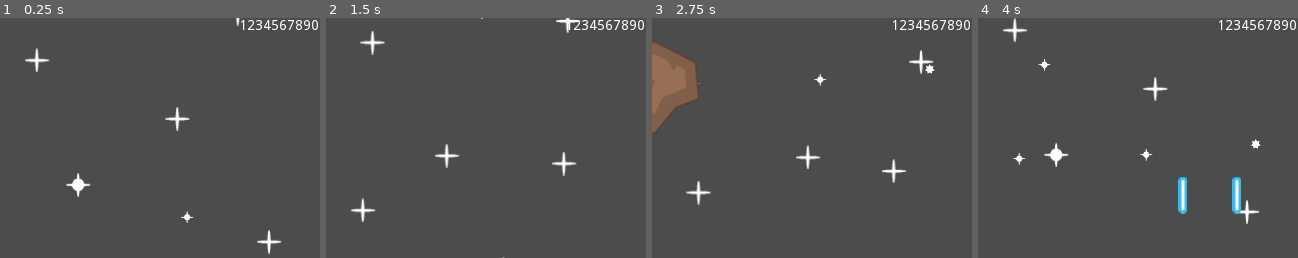
Above: before the commit, frames 1-4 (left to right).
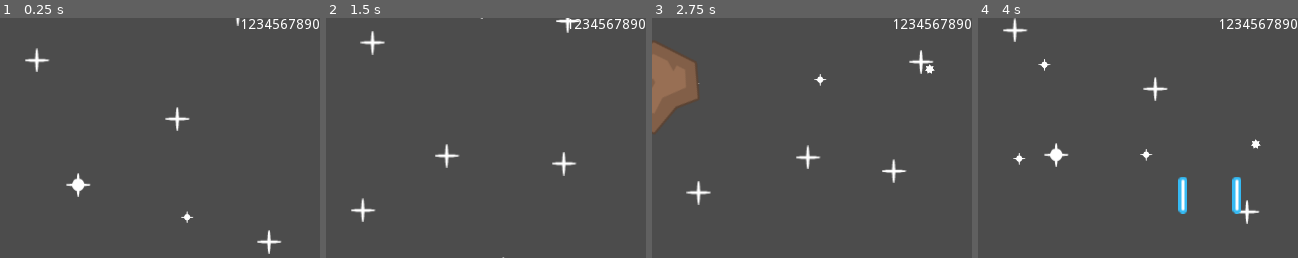
Above: after the commit, the same moments.

Repository: VitorRodrigues/SpaceRescue-Godot
Game: Godot game, scene res://Level1.tscn
The game is run twice, just before and just after one commit, with the same random seed, the same clock (stepped at 60 frames per second) and the same inputs.
Inputs:
- Up to frame 1 (0.25 s): no input
- Up to frame 2 (1.5 s): hold Right (ui_right) 0.53-1.28 s; tap Space (fire) at 0.6, 1.35 s; hold Left (ui_left) from 1.28 s (still down)
- Up to frame 3 (2.75 s): release Left (ui_left) at 2.03 s; hold Right (ui_right) from 2.03 s (still down); tap Space (fire) at 2.1 s
- Up to frame 4 (4 s): tap Space (fire) at 2.85, 3.6 s; release Right (ui_right) at 3.53 s; hold Left (ui_left) from 3.53 s (still down)
The pictures show only the part of the screen within x 50-100%, y 0-50%; the shares and areas given below are measured in that part.

The runs differ from the first frame. In frame 1, 0.6% of the frame differs, in the area x 75-100%, y 0-5%; in frame 2, 0.6%; in frame 3, 0.6%; in frame 4, 0.6%.

Commit message:
Update score canvas to be above everything

Diff:
--- a/Level1.tscn
+++ b/Level1.tscn
@@ -206,12 +206,15 @@
 current = true
 script = SubResource( 1 )
 
-[node name="Score" type="Label" parent="."]
-margin_left = 351.669
-margin_top = 1.0
-margin_right = 638.669
-margin_bottom = 44.0
+[node name="Control" type="CanvasLayer" parent="."]
+layer = 10
+
+[node name="Score" type="Label" parent="Control"]
+margin_left = 400.0
+margin_right = 640.0
+margin_bottom = 48.9403
 grow_horizontal = 0
+rect_pivot_offset = Vector2( 240, 0 )
 custom_colors/font_color = Color( 1, 1, 1, 1 )
 text = "1234567890"
 align = 2
